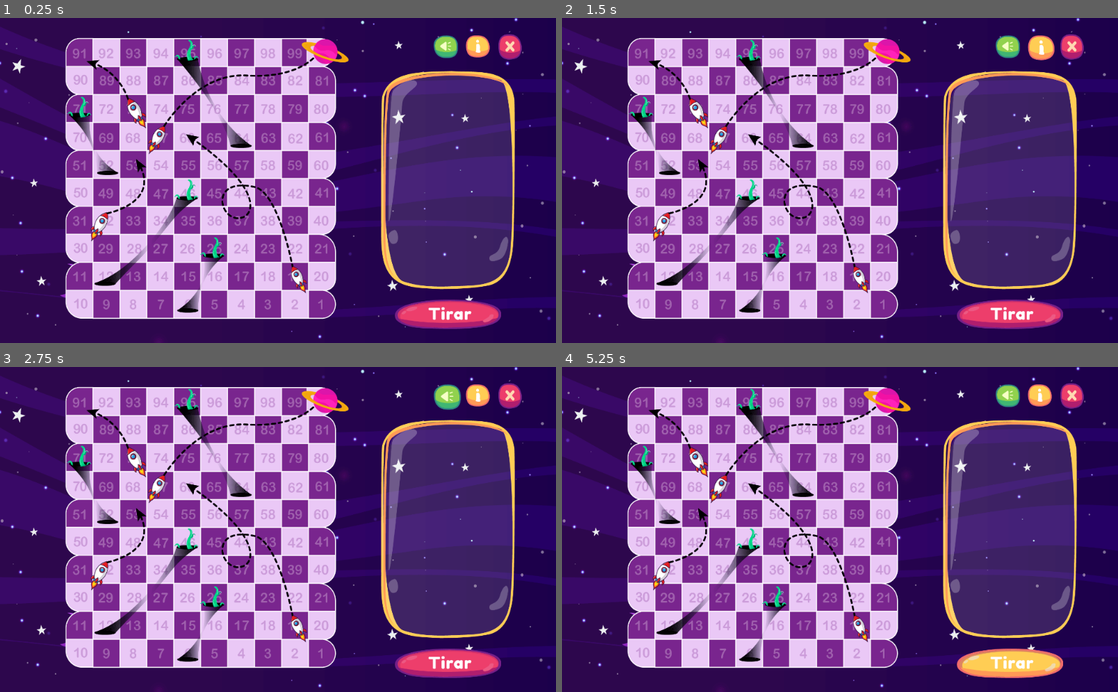
Above: before the commit, frames 1-4 (two rows, left to right).
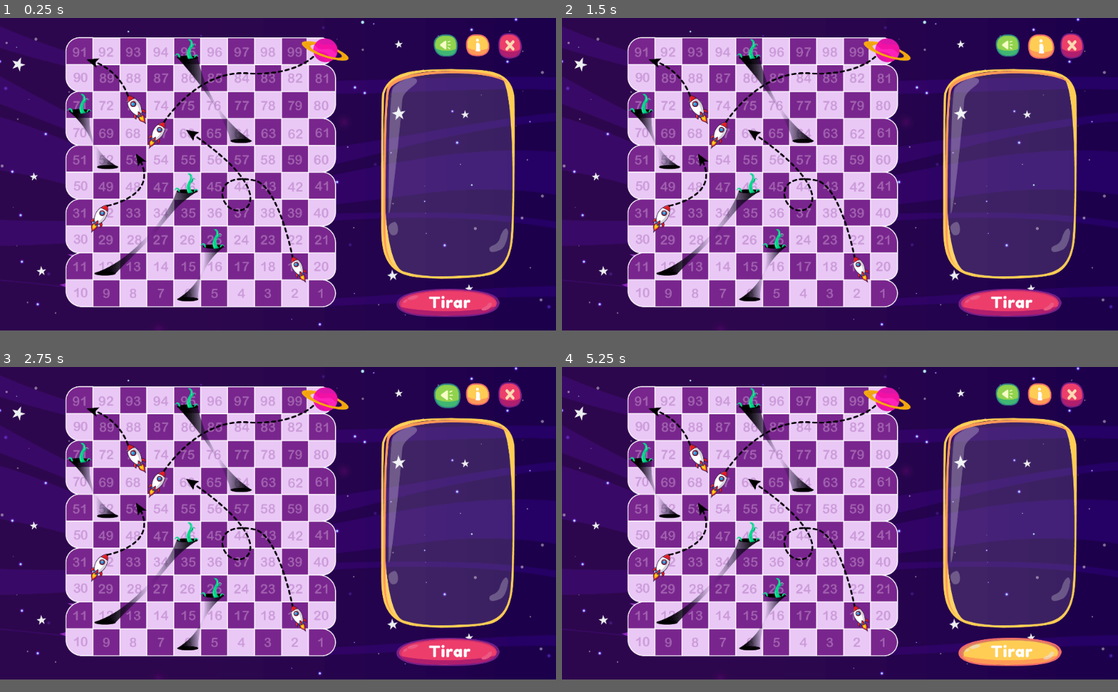
Above: after the commit, the same moments.

Repository: carrilloycardenas/Carrera-espacial
Game: Godot game, scene res://tablero/tablero.tscn
The game is run twice, just before and just after one commit, with the same random seed, the same clock (stepped at 60 frames per second) and the same inputs. The project has no main scene, so this scene is started directly.
Inputs (mouse positions are in pixels of both pictures, inside the frame that each line leads up to):
- Up to frame 1 (0.25 s): no input
- Up to frame 2 (1.5 s): click (1012, 313) at 0.5 s; click (1040, 47) at 1.25 s
- Up to frame 3 (2.75 s): click (444, 396) at 2 s
- Up to frame 4 (5.25 s): click (1012, 662) at 2.75 s; click (1040, 396) at 3.5 s; click (1006, 396) at 4.25 s; click (1012, 662) at 5 s
The window is 800x468 before the commit and 800x450 after it. Grey fills any space a smaller window leaves; there, only what the larger window draws over its background counts as a difference.

The runs differ from the first frame. In frame 1, 27% of the frame differs, in the area x 0-100%, y 0-99%; in frame 2, 27%; in frame 3, 27%; in frame 4, 27%.

Commit message:
More on the board design

Diff:
--- a/project.godot
+++ b/project.godot
@@ -13,6 +13,10 @@
 config/name="Carrera-espacial"
 config/icon="res://icon.png"
 
+[display]
+
+window/size/height=576
+
 [gui]
 
 common/drop_mouse_on_gui_input_disabled=true
--- a/tablero/tablero.tscn
+++ b/tablero/tablero.tscn
@@ -14,26 +14,26 @@
 
 [node name="tablero" type="Node2D"]
 __meta__ = {
-"_edit_horizontal_guides_": [ 574.0, 98.0, 501.0, 519.0 ],
-"_edit_vertical_guides_": [ 702.0, 948.0, 825.0 ]
+"_edit_horizontal_guides_": [ 551.0, 481.0, 499.0, 30.0, 71.0, 28.0, 75.0 ],
+"_edit_vertical_guides_": [ 843.0, 799.0, 858.0, 901.0, 918.0, 960.0 ]
 }
 
 [node name="Tablero" type="Sprite" parent="."]
-position = Vector2( 512, 300 )
-scale = Vector2( 0.533333, 0.555556 )
+position = Vector2( 512, 288 )
+scale = Vector2( 0.533333, 0.533334 )
 texture = ExtResource( 1 )
 
 [node name="Fondo-espacio-dado" type="Sprite" parent="."]
-position = Vector2( 825.008, 299.44 )
-scale = Vector2( 0.533657, 0.55493 )
+position = Vector2( 825.008, 287.5 )
+scale = Vector2( 0.533657, 0.533057 )
 texture = ExtResource( 2 )
 
 [node name="btn-tirar" type="TextureButton" parent="."]
-margin_left = 727.0
-margin_top = 520.0
-margin_right = 1084.0
-margin_bottom = 618.0
-rect_scale = Vector2( 0.55, 0.55 )
+margin_left = 730.0
+margin_top = 499.0
+margin_right = 1087.0
+margin_bottom = 597.0
+rect_scale = Vector2( 0.531, 0.531 )
 texture_normal = ExtResource( 3 )
 texture_hover = ExtResource( 4 )
 __meta__ = {
@@ -42,34 +42,34 @@
 
 [node name="btn-info" type="TextureButton" parent="."]
 margin_left = 858.0
-margin_top = 32.0
+margin_top = 30.0
 margin_right = 940.0
-margin_bottom = 108.0
+margin_bottom = 106.0
 grow_vertical = 0
-rect_scale = Vector2( 0.54, 0.54 )
+rect_scale = Vector2( 0.535, 0.535 )
 texture_normal = ExtResource( 5 )
 texture_hover = ExtResource( 6 )
 
 [node name="btn-sonido" type="TextureButton" parent="."]
 margin_left = 799.0
-margin_top = 32.0
+margin_top = 30.0
 margin_right = 882.0
-margin_bottom = 110.0
-rect_scale = Vector2( 0.54, 0.54 )
+margin_bottom = 108.0
+rect_scale = Vector2( 0.531, 0.531 )
 texture_normal = ExtResource( 8 )
 texture_hover = ExtResource( 7 )
 
 [node name="btn-salir" type="TextureButton" parent="."]
 margin_left = 918.0
-margin_top = 30.0
+margin_top = 28.0
 margin_right = 989.0
-margin_bottom = 108.0
+margin_bottom = 106.0
 rect_scale = Vector2( 0.6, 0.6 )
 texture_normal = ExtResource( 9 )
 texture_hover = ExtResource( 10 )
 
 [node name="Diseño-tablero" type="Sprite" parent="."]
 visible = false
-position = Vector2( 512, 300 )
-scale = Vector2( 0.533333, 0.555556 )
+position = Vector2( 512, 288 )
+scale = Vector2( 0.533333, 0.533334 )
 texture = ExtResource( 11 )
